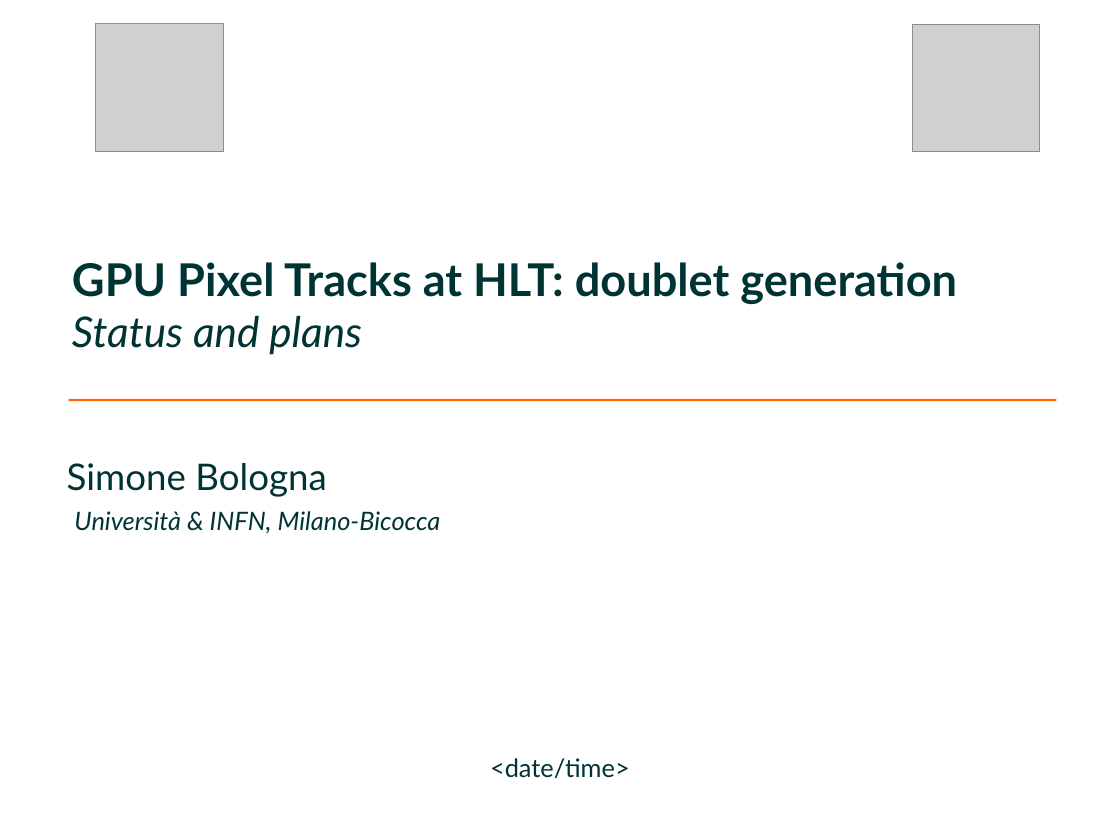
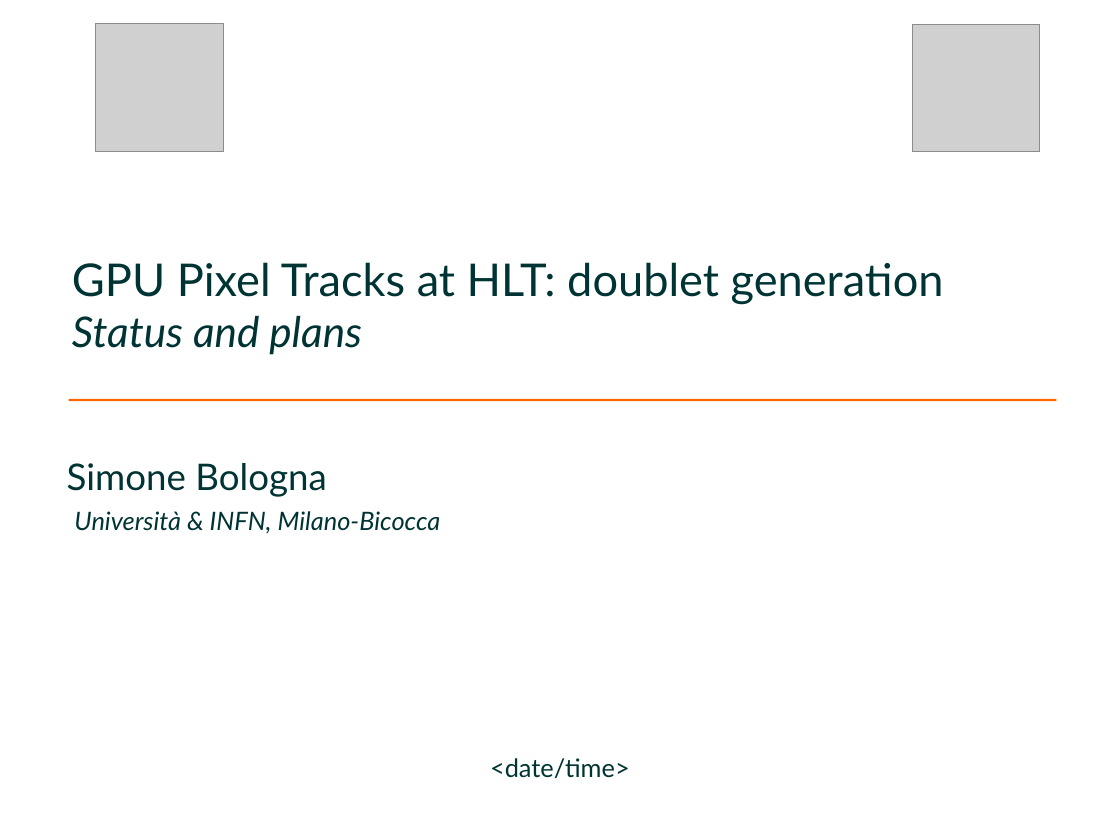
Before and after one commit to simonecid/MetropolisODP, a slide deck: slide 1 of Demo.odp. Drawn at 1120x840 pixels with LibreOffice and Linux fonts; fonts in the diff are those of the drawing; grey boxes stand for pictures. Boxes give left, top, right and bottom in pixels: in the first picture for what was removed or moved away, otherwise in the second. Text is boxed around its words. In the diff, an @@ line names an element or a change of style, - is before the commit and + after.

```diff
--- a/Demo.odp
+++ b/Demo.odp
@@ title "GPU Pixel Tracks at HLT: ..." at (x1=72, y1=262, x2=944, y2=355): bold off in "GPU Pixel Tracks at HLT: doublet generation" @@
```
Also in this commit, not shown: 3 other slides changed, 2 other files.
